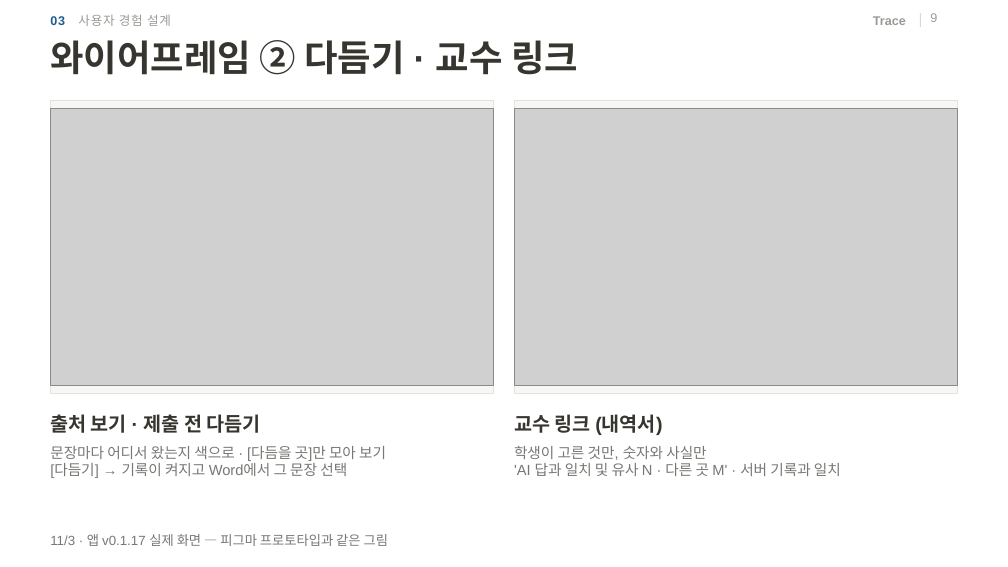
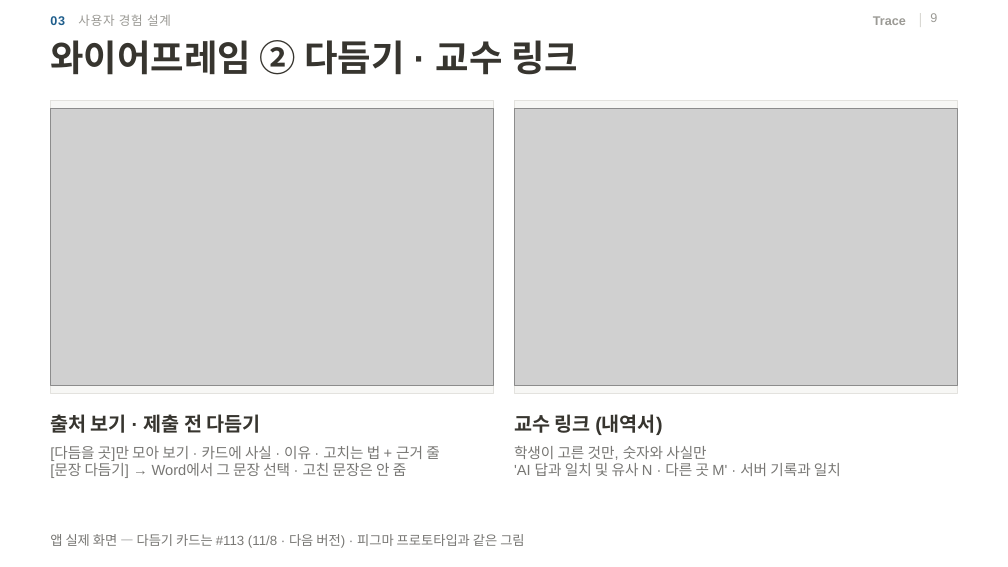
Before and after one commit to 20233014-KYH/trace, a slide deck: slide 9 of deck/중간발표_김용현.pptx. Drawn at 1008x567 pixels with LibreOffice and Linux fonts; fonts in the diff are those of the drawing; grey boxes stand for pictures; background and template pictures are left out. Boxes give left, top, right and bottom in pixels: in the first picture for what was removed or moved away, otherwise in the second. Text is boxed around its words. In the diff, an @@ line names an element or a change of style, - is before the commit and + after.

```diff
--- a/deck/중간발표_김용현.pptx
+++ b/deck/중간발표_김용현.pptx
@@ text at (x1=50, y1=446, x2=440, y2=478): text changed @@
-문장마다 어디서 왔는지 색으로 · [다듬을 곳]만 모아 보기
-[다듬기] → 기록이 켜지고 Word에서 그 문장 선택
+[다듬을 곳]만 모아 보기 · 카드에 사실 · 이유 · 고치는 법 + 근거 줄
+[문장 다듬기] → Word에서 그 문장 선택 · 고친 문장은 안 줌
@@ text at (x1=50, y1=534, x2=524, y2=548): text changed @@
-11/3 · 앱 v0.1.17 실제 화면 — 피그마 프로토타입과 같은 그림
+앱 실제 화면 — 다듬기 카드는 #113 (11/8 · 다음 버전) · 피그마 프로토타입과 같은 그림
```
Also in this commit, not shown: 4 other slides changed, 12 other files.
